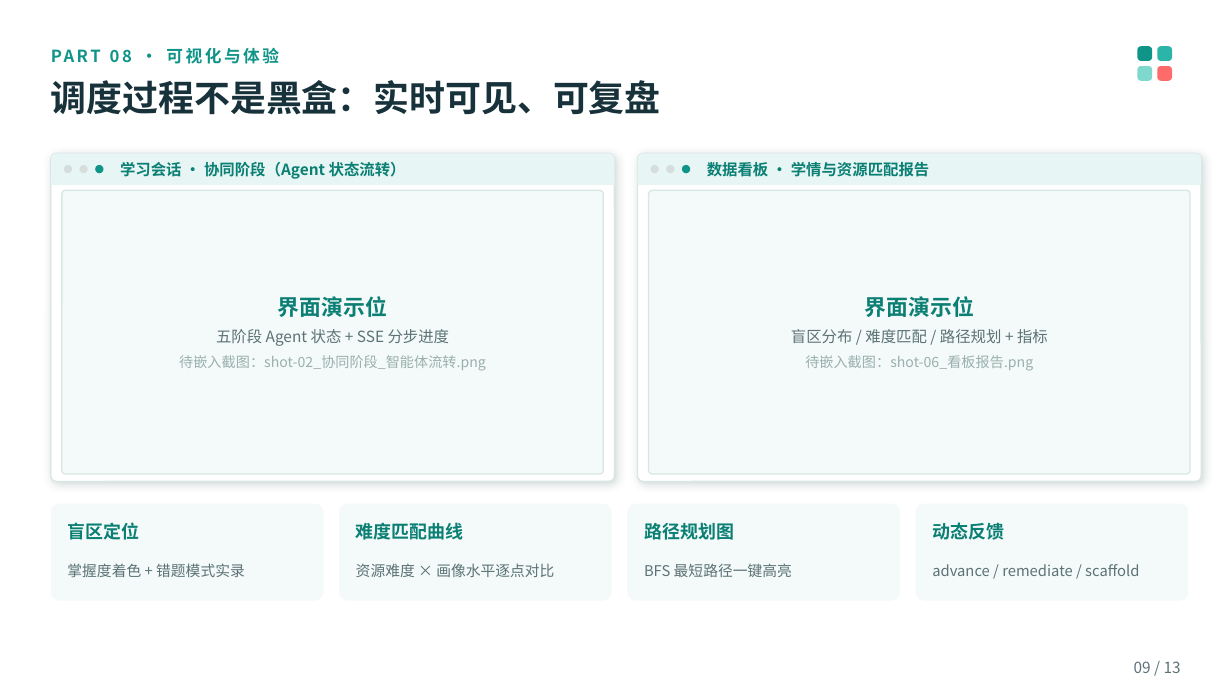
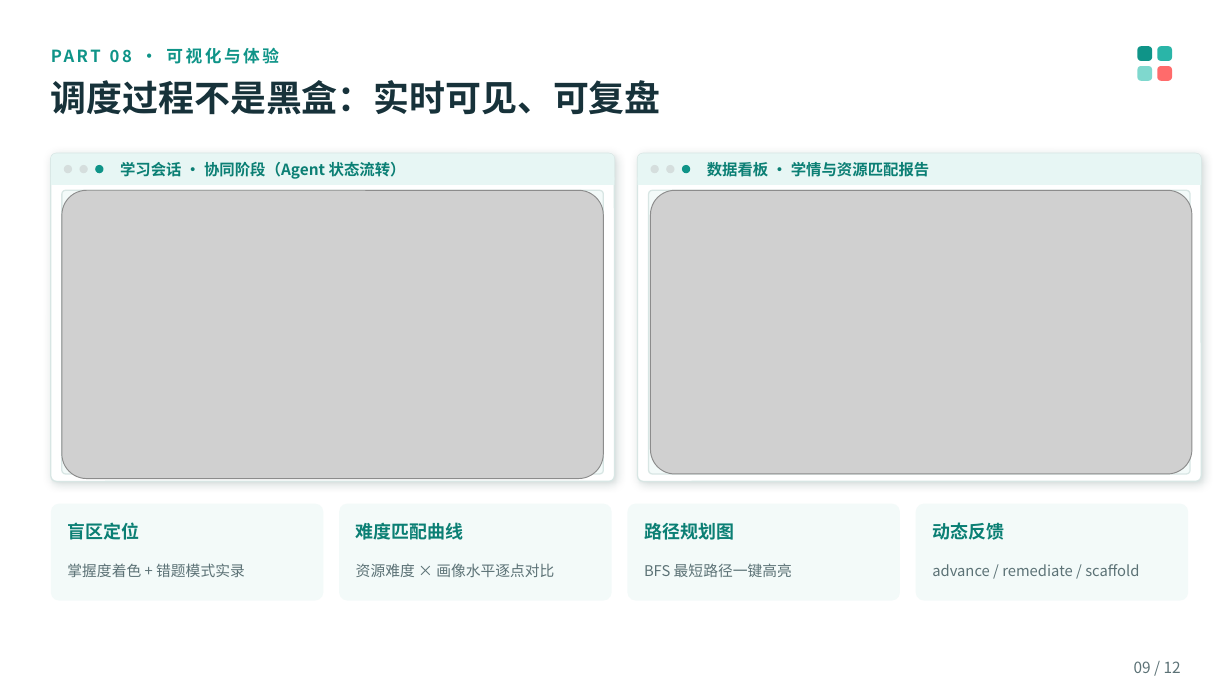
Before and after one commit to origin0722/KMatch-Desktop, a slide deck: slide 9 of docs/比赛提交/项目介绍.pptx. Drawn at 1232x693 pixels with LibreOffice and Linux fonts; fonts in the diff are those of the drawing; grey boxes stand for pictures. Boxes give left, top, right and bottom in pixels: in the first picture for what was removed or moved away, otherwise in the second. Text is boxed around its words. In the diff, an @@ line names an element or a change of style, - is before the commit and + after.

```diff
--- a/docs/比赛提交/项目介绍.pptx
+++ b/docs/比赛提交/项目介绍.pptx
@@ picture added at (x1=62, y1=190, x2=604, y2=479) @@
@@ picture added at (x1=651, y1=190, x2=1192, y2=474) @@
@@ text removed at (x1=179, y1=296, x2=486, y2=371) @@
-界面演示位
-五阶段 Agent 状态 + SSE 分步进度
-待嵌入截图：shot-02_协同阶段_智能体流转.png
@@ text removed at (x1=791, y1=296, x2=1048, y2=371) @@
-界面演示位
-盲区分布 / 难度匹配 / 路径规划 + 指标
-待嵌入截图：shot-06_看板报告.png
@@ text at (x1=1134, y1=661, x2=1181, y2=673): text changed @@
-09 / 13
+09 / 12
```
Also in this commit, not shown: 10 other slides changed, 1 slide removed, 15 other files.
